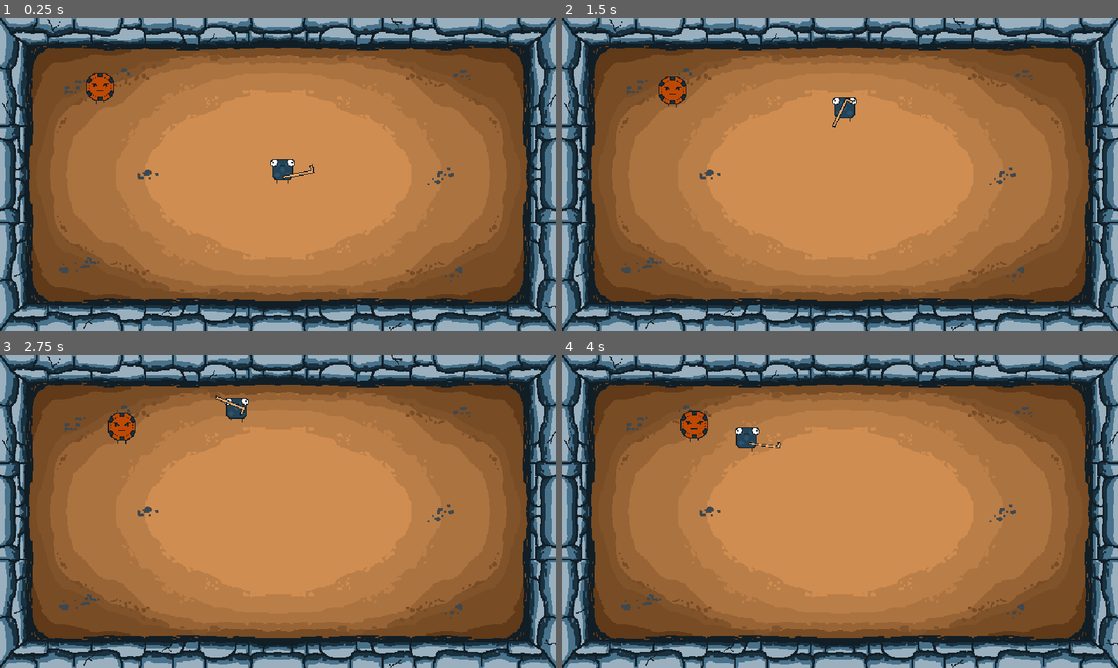
Above: before the commit, frames 1-4 (two rows, left to right).
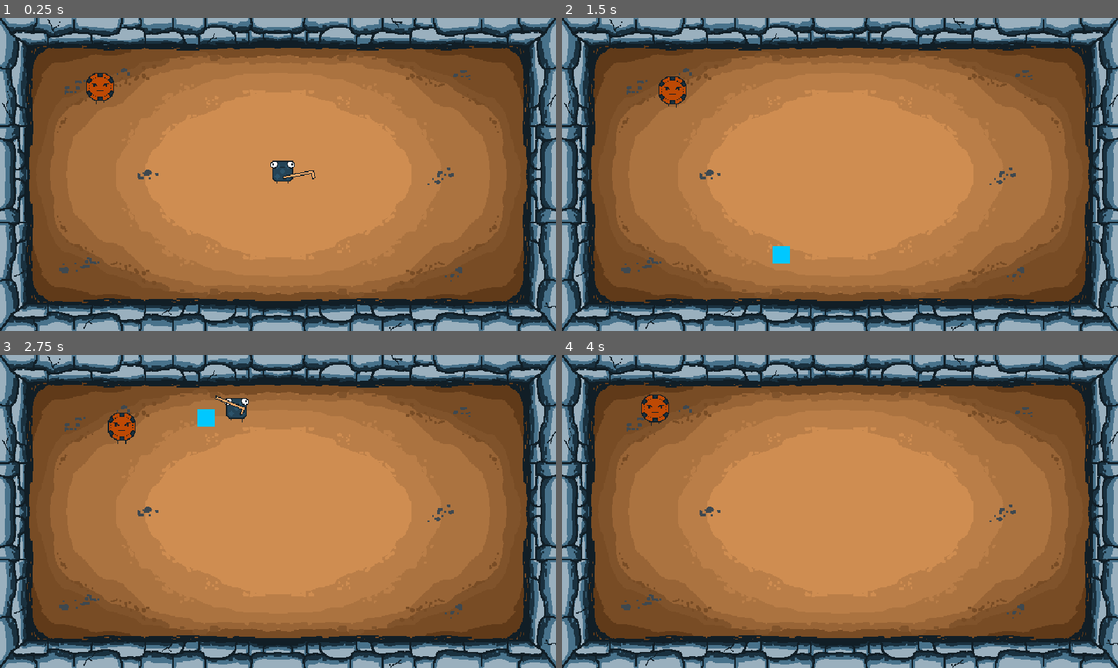
Above: after the commit, the same moments.

Repository: reid-miller/GMTKGameJam2022
Game: Godot game, scene res://scenes/test.tscn
The game is run twice, just before and just after one commit, with the same random seed, the same clock (stepped at 60 frames per second) and the same inputs. This scene is started directly instead of the project's main scene.
Inputs (mouse positions are in pixels of both pictures, inside the frame that each line leads up to):
- Up to frame 1 (0.25 s): no input
- Up to frame 2 (1.5 s): tap Enter (ui_accept) at 0.5, 0.77 s; move the mouse to (812, 237) at 0.52 s; hold Right mouse button (shoot) 0.53-1.28 s; hold W (move_up) from 0.53 s (still down); move the mouse to (1006, 221) at 1.27 s; click (1006, 221) at 1.35 s
- Up to frame 3 (2.75 s): tap Enter (ui_accept) at 1.52 s; right-click (444, 558) at 1.55 s; move the mouse to (111, 464) at 2.02 s; release W (move_up) at 2.03 s; hold A (move_left) from 2.03 s (still down); hold Right mouse button (shoot) from 2.03 s (still down)
- Up to frame 4 (4 s): move the mouse to (867, 511) at 2.77 s; release Right mouse button (shoot) at 2.78 s; right-click (867, 511) at 2.85 s; tap Enter (ui_accept) at 3.02, 3.77 s; move the mouse to (756, 433) at 3.52 s; release A (move_left) at 3.53 s; press the mouse at (756, 433) at 3.53 s; hold S (move_down) from 3.53 s (still down); right-click (756, 433) at 3.8 s

The runs differ from the first frame. In frame 1, 0.1% of the frame differs, in the area x 48-57%, y 45-53%; in frame 2, 0.5%; in frame 3, 0.2%; in frame 4, 1.1%, in the area x 14-40%, y 12-31%.

Commit message:
continued work on character

Diff:
--- a/animations/player/weapon_shot.tres
+++ b/animations/player/weapon_shot.tres
@@ -53,3 +53,17 @@
 "update": 0,
 "values": [ Vector2( 1, 1 ), Vector2( 1, -1 ), Vector2( 1, -1 ) ]
 }
+tracks/4/type = "method"
+tracks/4/path = NodePath(".")
+tracks/4/interp = 1
+tracks/4/loop_wrap = true
+tracks/4/imported = false
+tracks/4/enabled = true
+tracks/4/keys = {
+"times": PoolRealArray( 0.65 ),
+"transitions": PoolRealArray( 1 ),
+"values": [ {
+"args": [  ],
+"method": "_spawn_bullet"
+} ]
+}
--- a/project.godot
+++ b/project.godot
@@ -13,9 +13,15 @@
 "class": "Enemy",
 "language": "GDScript",
 "path": "res://scripts/Enemy.gd"
+}, {
+"base": "Area2D",
+"class": "player_hitbox",
+"language": "GDScript",
+"path": "res://scripts/player_hitbox.gd"
 } ]
 _global_script_class_icons={
-"Enemy": ""
+"Enemy": "",
+"player_hitbox": ""
 }
 
 [application]
--- a/scenes/Player.tscn
+++ b/scenes/Player.tscn
@@ -69,6 +69,7 @@
 [node name="PlayerBodySprite" type="AnimatedSprite" parent="."]
 frames = ExtResource( 3 )
 animation = "idle"
+frame = 1
 playing = true
 
 [node name="PlayerEyesSprite" type="AnimatedSprite" parent="."]
@@ -77,13 +78,21 @@
 [node name="Weapon" type="Node2D" parent="."]
 
 [node name="WeaponSprite" type="Sprite" parent="Weapon"]
-position = Vector2( -5, 4.75926 )
-rotation = -2.39119
+position = Vector2( -5, 4.09236 )
+rotation = -2.50665
+scale = Vector2( 1, -1 )
 texture = ExtResource( 4 )
 offset = Vector2( 16.5082, 3.11086 )
 
-[node name="Hitboxes" type="Node2D" parent="Weapon"]
+[node name="Muzzle" type="Position2D" parent="Weapon/WeaponSprite"]
+
+[node name="ShootDirection" type="Position2D" parent="Weapon/WeaponSprite"]
+position = Vector2( -5, 0 )
+
+[node name="Hitboxes" type="Node2D" parent="Weapon/WeaponSprite"]
 visible = false
+position = Vector2( -0.0586395, 7.03951 )
+rotation = 2.36007
 
 [node name="AnimationPlayer" type="AnimationPlayer" parent="."]
 anims/shoot = ExtResource( 8 )
--- /dev/null
+++ b/scenes/player_bullet.tscn
@@ -0,0 +1,18 @@
+[gd_scene load_steps=3 format=2]
+
+[ext_resource path="res://scripts/player_bullet.gd" type="Script" id=1]
+
+[sub_resource type="RectangleShape2D" id=1]
+
+[node name="PlayerBullet" type="Area2D"]
+script = ExtResource( 1 )
+
+[node name="HitboxCollider" type="CollisionShape2D" parent="."]
+shape = SubResource( 1 )
+
+[node name="ColorRect" type="ColorRect" parent="HitboxCollider"]
+margin_left = -10.0
+margin_top = -10.0
+margin_right = 10.0
+margin_bottom = 10.0
+color = Color( 0, 0.788235, 1, 1 )
--- a/scripts/player.gd
+++ b/scripts/player.gd
@@ -2,6 +2,7 @@
 
 # Scenes
 var PlayerHitbox = preload("res://scenes/player_hitbox.tscn")
+var PlayerBullet = preload("res://scenes/player_bullet.tscn")
 
 # Nodes
 onready var body_sprite: AnimatedSprite = $PlayerBodySprite
@@ -9,7 +10,9 @@
 onready var animation_tree = $AnimationTree["parameters/playback"]
 onready var animation_player: AnimationPlayer = $AnimationPlayer
 onready var weapon: Node2D = $Weapon
-onready var hitboxes: Node2D = $Weapon/Hitboxes
+onready var muzzle: Position2D = $Weapon/WeaponSprite/Muzzle
+onready var shoot_position: Position2D = $Weapon/WeaponSprite/ShootDirection
+onready var hitboxes: Node2D = $Weapon/WeaponSprite/Hitboxes
 
 # Stats
 const BASE_MOVEMENT_SPEED: float = 75.0
@@ -22,6 +25,7 @@
 var attack_speed: float = BASE_ATTACK_SPEED
 var damage: float = BASE_DAMAGE
 var knockback: float = BASE_KNOCKBACK
+var i_frames: int = 100
 
 # Animation Variables
 var blink_interval: float = 6
@@ -31,6 +35,10 @@
 var can_move: bool = true
 var can_attack: bool = true
 var can_shoot: bool = true
+var remaining_iframes: int = 0
+
+# Signals
+signal player_died
 
 func _ready() -> void:
 
@@ -44,10 +52,12 @@
 	blink_timer.start()
 
 
+
 func _physics_process(delta: float) -> void:
 	_move()
 	_handle_player_animations()
 	_handle_weapon_animations()
+	_handle_player_damage()
 
 
 func _handle_player_animations():
@@ -70,6 +80,14 @@
 	else:
 		eyes_sprite.offset.y = 0
 
+	# Iframes
+	if remaining_iframes > 0:
+		remaining_iframes -= 1
+		if remaining_iframes % 5 == 0:
+			visible = !visible
+	else:
+		visible = true
+
 func _handle_weapon_animations() -> void:
 
 	# Idle
@@ -88,6 +106,7 @@
 	elif can_shoot and Input.is_action_pressed("shoot") and animation_tree.get_current_node() == "weapon_bob":
 		animation_tree.travel("shoot")
 
+
 func _check_for_combo():
 	if Input.is_action_pressed("attack"):
 		weapon.look_at(get_viewport().get_mouse_position())
@@ -95,6 +114,15 @@
 			animation_tree.travel("swing_2")
 		elif animation_tree.get_current_node() == "swing_2":
 			animation_tree.travel("swing_1")
+
+
+func _handle_player_damage():
+	if Input.is_action_just_pressed("shoot") and remaining_iframes <= 0:
+		health -= 1
+		if health <= 0:
+			emit_signal("player_died")
+		else:
+			remaining_iframes = i_frames
 
 
 func _blink():
@@ -122,3 +150,12 @@
 	hitbox.damage = damage
 	hitbox.knockback = knockback
 	hitboxes.add_child(hitbox)
+
+
+func _spawn_bullet():
+	var bullet = PlayerBullet.instance()
+	bullet.global_position = muzzle.global_position
+	bullet.damage = damage
+	bullet.knockback = knockback
+	bullet.velocity = shoot_position.global_position - muzzle.global_position
+	get_parent().add_child(bullet)
--- /dev/null
+++ b/scripts/player_bullet.gd
@@ -0,0 +1,11 @@
+extends player_hitbox
+
+var speed = 500
+var velocity: Vector2 = Vector2.ZERO
+
+func _ready() -> void:
+	lifetime = 1000
+	velocity = velocity.normalized() * speed
+
+func _physics_process(delta: float) -> void:
+	global_position += velocity * delta
--- a/scripts/player_hitbox.gd
+++ b/scripts/player_hitbox.gd
@@ -1,3 +1,4 @@
+class_name player_hitbox
 extends Area2D
 
 var knockback: float = 1
